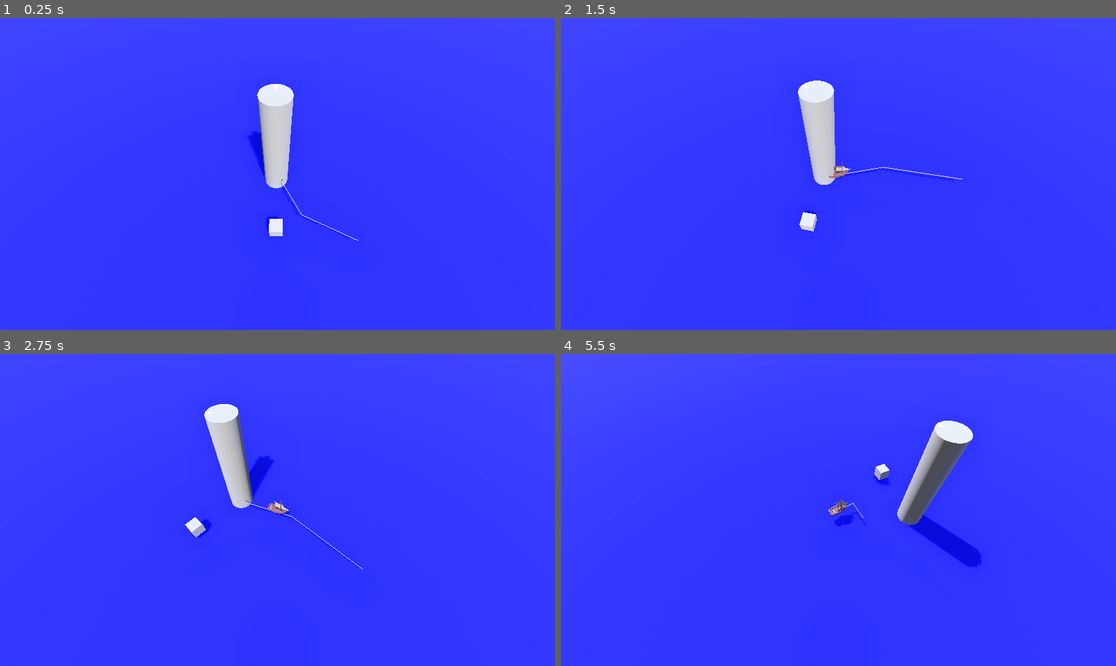
Above: before the commit, frames 1-4 (two rows, left to right).
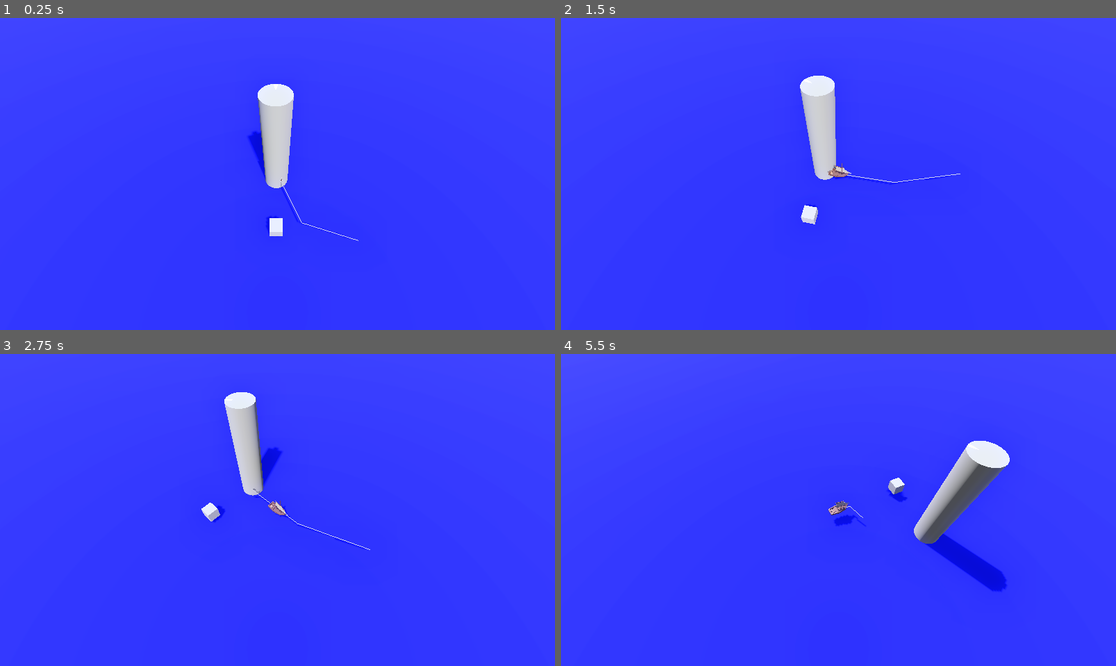
Above: after the commit, the same moments.

Repository: Yrthgze/Lighthouse
Game: Godot game, scene res://scenes/main_level.tscn
Same seed, same stepped clock (60 frames per second), same inputs: the game is played once before the commit and once after it.
Inputs (mouse positions are in pixels of both pictures, inside the frame that each line leads up to):
- Up to frame 1 (0.25 s): no input
- Up to frame 2 (1.5 s): move the mouse to (960, 158) at 0.52 s; hold D (rotate_lighthouse_right) 0.53-1.28 s; click (960, 158) at 0.67 s; move the mouse to (727, 189) at 1.27 s; hold Q (rotate_left) from 1.28 s (still down)
- Up to frame 3 (2.75 s): move the mouse to (333, 441) at 2.02 s; release Q (rotate_left) at 2.03 s; hold D (rotate_lighthouse_right) from 2.03 s (still down)
- Up to frame 4 (5.5 s): move the mouse to (810, 572) at 2.77 s; click (810, 572) at 2.92 s; move the mouse to (1005, 556) at 3.52 s; release D (rotate_lighthouse_right) at 3.53 s; hold Q (rotate_left) from 3.53 s (still down); move the mouse to (672, 463) at 4.27 s; move the mouse to (866, 510) at 5.02 s; click (866, 510) at 5.17 s

The runs differ from the first frame. In frame 1, 0.1% of the frame differs, in the area x 45-65%, y 21-72%; in frame 2, 0.9%; in frame 3, 3.3%; in frame 4, 5.4%, in the area x 48-81%, y 21-77%.

Commit message:
[TheLighthouse]: Boat rotates as expected to target

Diff:
--- a/scenes/characters/allies/boat.tscn
+++ b/scenes/characters/allies/boat.tscn
@@ -8,7 +8,7 @@
 [sub_resource type="Curve3D" id="Curve3D_6848c"]
 bake_interval = 20.0
 _data = {
-"points": PackedVector3Array(0, 0, 0, 0, 0, 0, 0, 0, 0, -2.93732, 0.368882, -2.84609, 2.93732, -0.368882, 2.84609, 2, 0, 4, -3.14261, -0.0290651, -0.997457, 3.14261, 0.0290651, 0.997457, 6, 0, 6),
+"points": PackedVector3Array(0, 0, 0, 0, 0, 0, 0, 0, 0, -1.452, 0, -1.311, 1.452, 0, 1.311, 1.92702, 0.0746307, 4.67571, -2.50369, -0.0177002, -0.706451, 2.50369, 0.0177002, 0.706451, 6, 0, 6),
 "tilts": PackedFloat32Array(0, 0, 0)
 }
 point_count = 3
@@ -24,7 +24,7 @@
 
 [node name="NavigationPathFollower" type="PathFollow3D" parent="NavigationPath"]
 unique_name_in_owner = true
-transform = Transform3D(-0.894372, 0, -0.447186, 0, 0.999991, 0, 0.447186, 0, -0.894372, 0, 0, 0)
+transform = Transform3D(-0.924486, -0.00562229, -0.380969, 0, 0.999857, -0.0147544, 0.381011, -0.0136419, -0.924384, 0, 0, 0)
 rotation_mode = 2
 loop = false
 metadata/_edit_group_ = true
--- a/scenes/main_level.tscn
+++ b/scenes/main_level.tscn
@@ -70,7 +70,7 @@
 script = ExtResource("1_tw4xm")
 
 [node name="Camera3D" type="Camera3D" parent="IsometricCamera"]
-transform = Transform3D(1, 0, 0, 0, 1, 2.98023e-08, 0, -5.96046e-08, 1, 0.0257607, 0.0209341, -0.0362587)
+transform = Transform3D(1, 0, 0, 0, 1, -5.06639e-07, 0, -5.96046e-08, 1, 0.0257607, 0.0209341, -0.0362587)
 current = true
 
 [node name="Movable" type="Node3D" parent="."]
--- a/scripts/allies/boat.gd
+++ b/scripts/allies/boat.gd
@@ -56,7 +56,7 @@
 
 func move(delta):
 	move_speed = get_current_speed(nav_path_follower.progress_ratio)
-	print(move_speed)
+
 	#var new_progress_ratio = move_speed * delta * 0.1
 	advance_curve_progress(move_speed * delta)
 	"var current_position = get_real_position()
@@ -69,24 +69,46 @@
 	%RealBoat.look_at(current_position + direction_to_look, Vector3.UP)"
 
 
-func get_target_direction(target_pos: Vector3) -> DIRECTION:
-	# Get looking at
-	var lookin_at = -transform.basis.z
-	var direction_vec_from_lookin_point = (target_pos - lookin_at).abs()
-	var direction = DIRECTION.RIGHT if direction_vec_from_lookin_point.x >= direction_vec_from_lookin_point.z else DIRECTION.LEFT
-	return direction
+func get_target_direction(target_pos: Vector3) -> int:
+	# Obtener la posición actual del objeto en 2D (X, Z)
+	var actual_pos = get_real_position()
+	var current_pos_2d = Vector2(actual_pos.x, actual_pos.z)
+	# Obtener la dirección actual del objeto en 2D (X, Z)
+	var basis_matrix = nav_path_follower.transform.basis
+	var current_forward_2d = Vector2(-basis_matrix.z.x, -basis_matrix.z.z)
+	# Obtener la posición objetivo en 2D (X, Z)
+	var target_pos_2d = Vector2(target_pos.x, target_pos.z)
+
+	# Calcular el vector de dirección hacia el objetivo
+	var direction_to_target_2d = (target_pos_2d - current_pos_2d).normalized()
+	# Normalizar la dirección actual (por seguridad, aunque ya debería estar normalizado)
+	current_forward_2d = current_forward_2d.normalized()
+
+	# Calcular el determinante para decidir la dirección
+	var determinant = current_forward_2d.x * direction_to_target_2d.y - current_forward_2d.y * direction_to_target_2d.x
+
+	# Determinar la dirección basándose en el signo del determinante
+	if determinant > 0:
+		return 1  # Derecha
+	else:
+		return -1  # Izquierda
 
 func get_turn_direction_point(start_pos: Vector3,target_pos: Vector3) -> Vector3:
 	var direction_vector = target_pos - start_pos
 	# Make sure the y axis doesnt influence the calculus
 	direction_vector.y = 0
 	var direction = get_target_direction(target_pos)
+	var direction_normalized = direction_vector.normalized()
 	var mid_point = (start_pos + target_pos) / 2
-	# Get the normal to direction vector
-	var normal = Vector3(direction_vector.z, 0, -direction_vector.x)
-	normal.x = sign(normal.x)
-	normal.z = sign(normal.z)
-	mid_point += direction * normal * rotation_speed
+
+	# Get the normal to direction vector, I THINK THIS ONE
+	#var normal = Vector3(direction_vector.z, 0, -direction_vector.x)
+	#normal.x = sign(normal.x)
+	#normal.z = sign(normal.z)
+	#3. Obtener la normal (perpendicular) al vector de dirección para definir la base de cálculo
+	var normal_vector = Vector3(direction_normalized.z, 0, -direction_normalized.x)
+
+	mid_point += direction * normal_vector * rotation_speed
 	return mid_point
 
 # Para cambiar la curva dinámicamente
